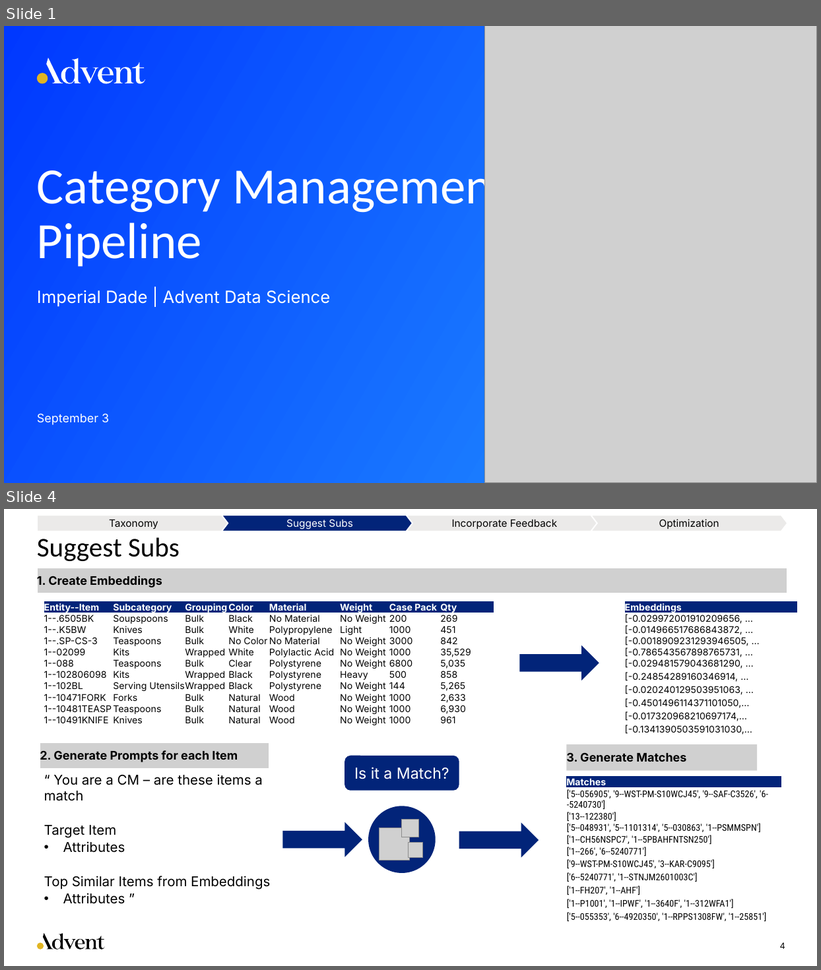
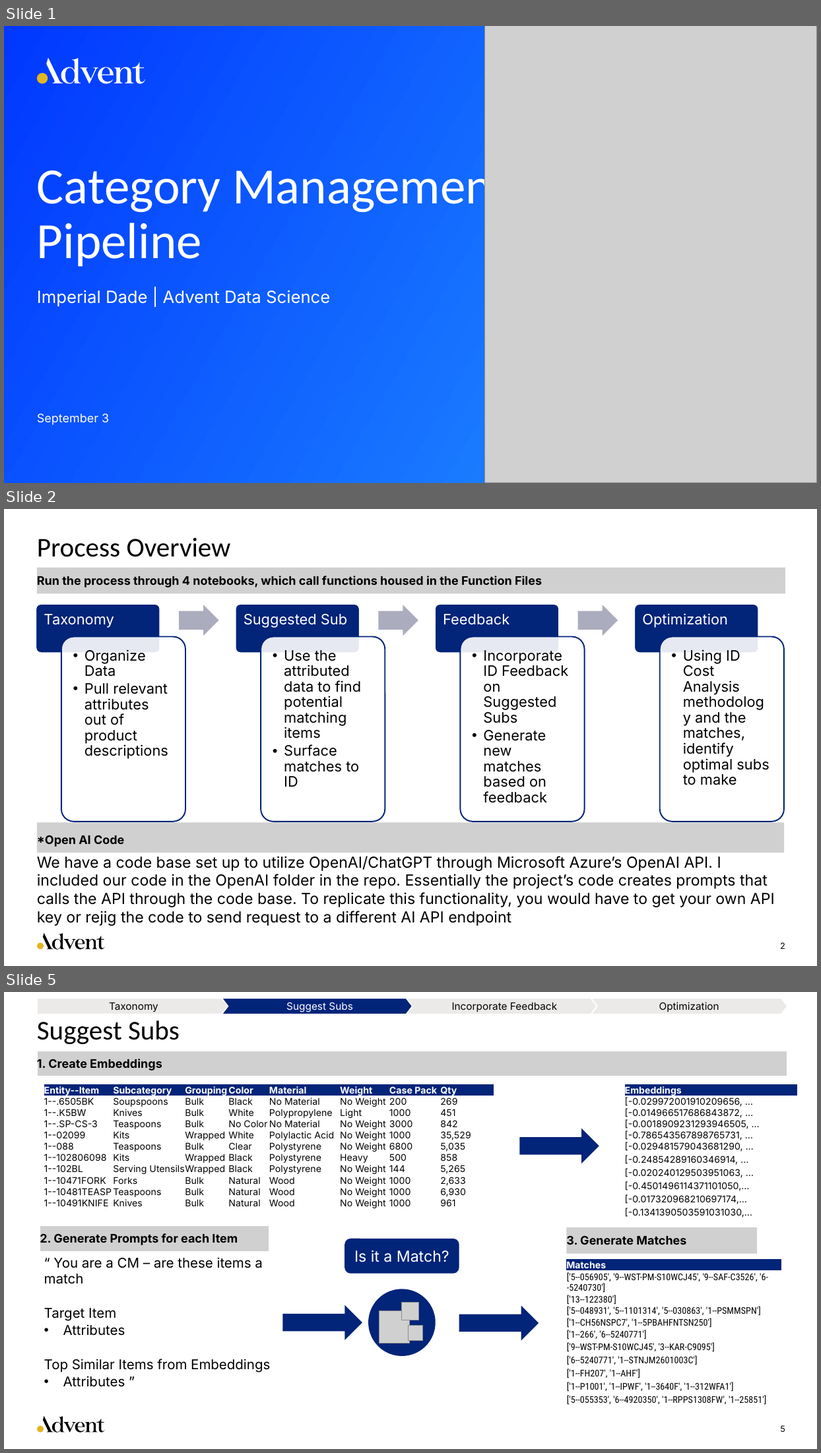
Before and after one commit to shanmu9898/ImperialDadeCategoryManagement, a slide deck: Process_Overview.pptx. Shown one above the other, each under a label of ours: slides 1 and 4 before the commit, slides 1, 2 and 5 after it; the slides between them are not shown. The pictures are 821x970 and 821x1453 pixels, drawn with LibreOffice and Linux fonts; fonts in the diff are those of the drawing; grey boxes stand for pictures. Boxes give left, top, right and bottom in pixels: in the first picture for what was removed or moved away, otherwise in the second. Text is boxed around its words. In the diff, an @@ line names an element or a change of style, - is before the commit and + after.

```diff
--- a/Process_Overview.pptx
+++ b/Process_Overview.pptx
@@ slide 2 added at (4, 509, 817, 966), background #FFFFFF; not listed: 3 template elements that a slide beside it also shows @@
@@ title added at (37, 537, 231, 557), 32 pt, text #000000 @@
+Process Overview
@@ picture added at (37, 568, 785, 593), 14 pt, text #000000, bold @@
+Run the process through 4 notebooks, which call functions housed in the Function Files
@@ group added at (36, 604, 785, 821): 8 rounded rectangles, 8 texts, 3 right arrows @@
+Taxonomy
+  • Organize Data
+  • Pull relevant attributes out of product descriptions
+Suggested Sub
+  • Use the attributed data to find potential matching items
+  • Surface matches to ID
+Feedback
+  • Incorporate ID Feedback on Suggested Subs
+  • Generate new matches based on feedback
+Optimization
+  • Using ID Cost Analysis methodology and the matches, identify optimal subs to make
@@ picture added at (37, 823, 784, 852), 14 pt, text #000000, bold @@
+*Open AI Code
@@ text added at (37, 856, 775, 926), 18 pt, text #000000 @@
+We have a code base set up to utilize OpenAI/ChatGPT through Microsoft Azure’s OpenAI API. I included our code in the OpenAI folder in the repo. Essentially the project’s code creates prompts that calls the API through the code base. To replicate this functionality, you would have to get your own API key or rejig the code to send request to a different AI API endpoint
@@ what was slide 4 is now slide 5 @@
@@ page number at (780, 1426, 785, 1432): text changed @@
-4
+5
```
Also in this commit, not shown: 1 slide changed, 1 other file.
